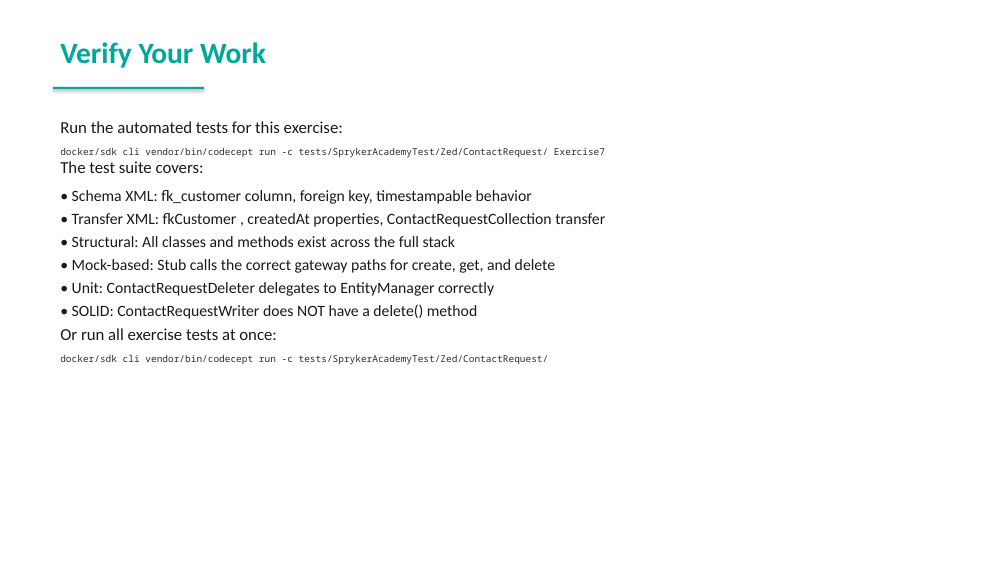
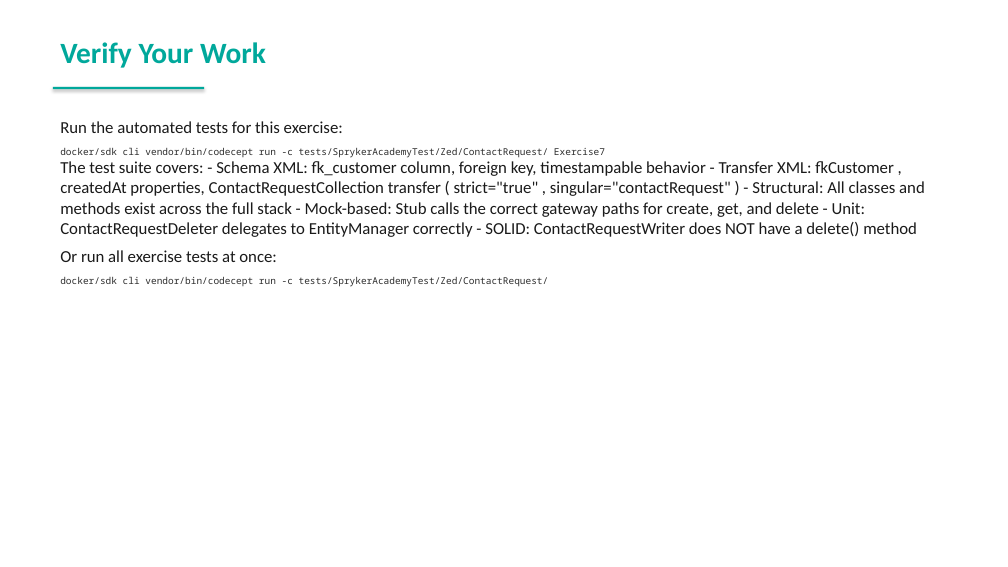
Before and after one commit to spryker-academy/instructor-exercises, a slide deck: slide 201 of guides-pptx/spryker-academy-fundamental.pptx (slide 193 before the commit). Drawn at 1008x567 pixels with LibreOffice and Linux fonts; fonts in the diff are those of the drawing. Boxes give left, top, right and bottom in pixels: in the first picture for what was removed or moved away, otherwise in the second. Text is boxed around its words. In the diff, an @@ line names an element or a change of style, - is before the commit and + after.

```diff
--- a/guides-pptx/spryker-academy-fundamental.pptx
+++ b/guides-pptx/spryker-academy-fundamental.pptx
@@ text at [60, 161, 925, 237]: text changed; size 15 to 16 pt @@
-The test suite covers:
-• Schema XML: fk_customer column, foreign key, timestampable behavior
-• Transfer XML: fkCustomer , createdAt properties, ContactRequestCollection transfer
-• Structural: All classes and methods exist across the full stack
-• Mock-based: Stub calls the correct gateway paths for create, get, and delete
-• Unit: ContactRequestDeleter delegates to EntityManager correctly
-• SOLID: ContactRequestWriter does NOT have a delete() method
+The test suite covers: - Schema XML: fk_customer column, foreign key, timestampable behavior - Transfer XML: fkCustomer , createdAt properties, ContactRequestCollection transfer ( strict="true" , singular="contactRequest" ) - Structural: All classes and methods exist across the full stack - Mock-based: Stub calls the correct gateway paths for create, get, and delete - Unit: ContactRequestDeleter delegates to EntityManager correctly - SOLID: ContactRequestWriter does NOT have a delete() method
```
Also in this commit, not shown: 74 other slides changed, 11 slides added, 3 slides removed, 16 other files.
